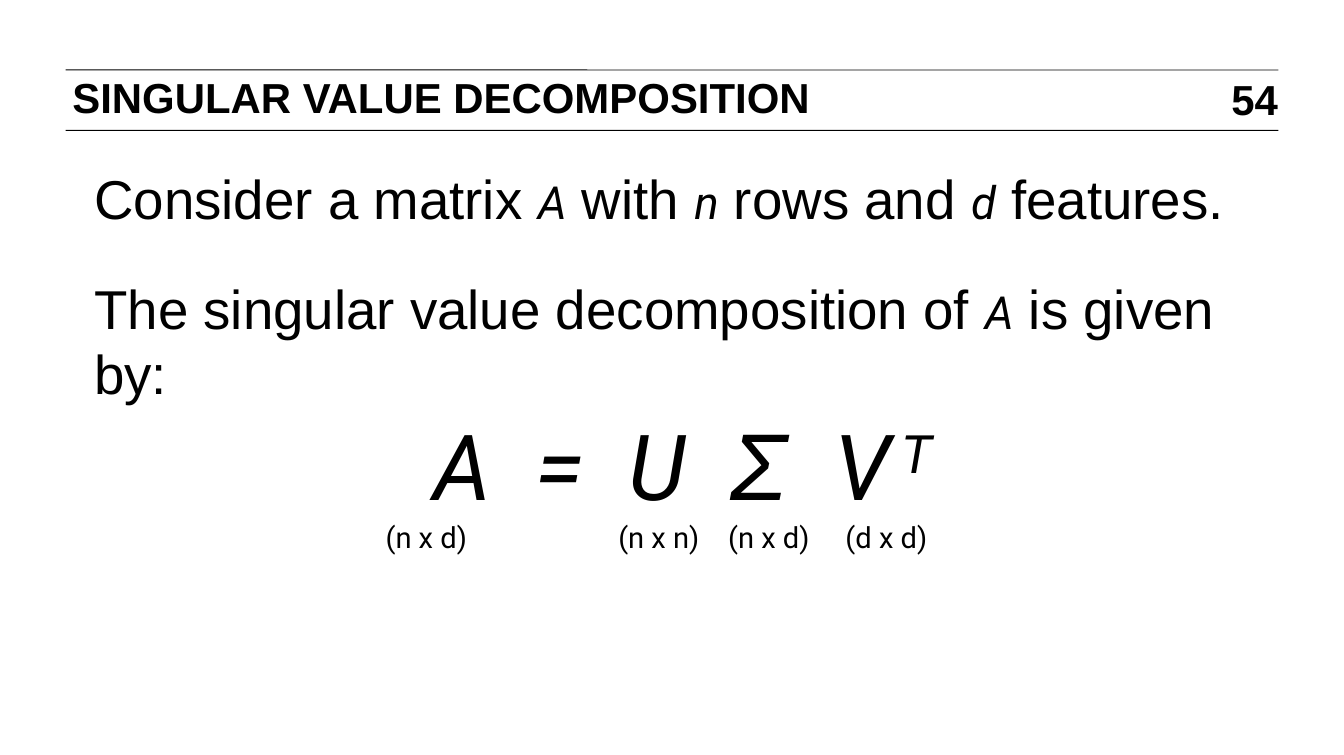
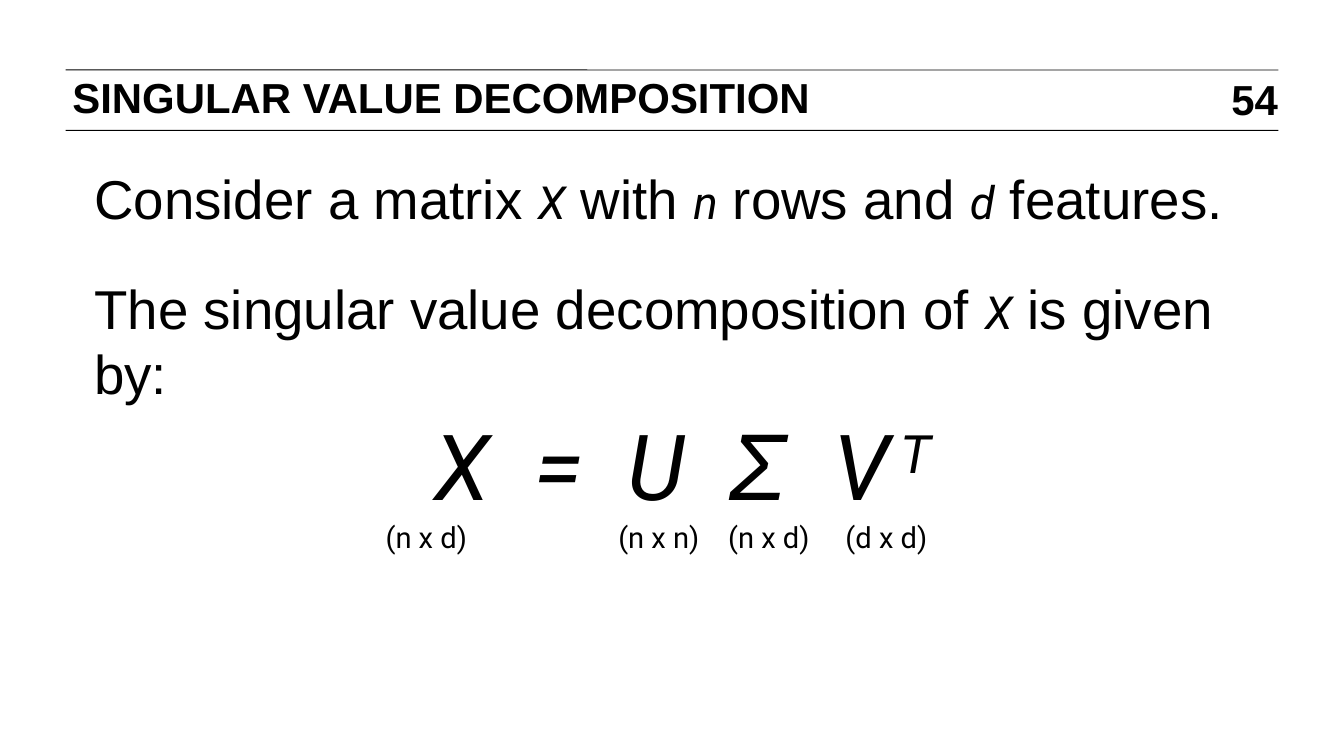
Before and after one commit to ajschumacher/gadsdc, a slide deck: slide 54 of 18-dim_reduc/slides.pptx. Drawn at 1344x755 pixels with LibreOffice and Linux fonts; fonts in the diff are those of the drawing. Boxes give left, top, right and bottom in pixels: in the first picture for what was removed or moved away, otherwise in the second. Text is boxed around its words. In the diff, an @@ line names an element or a change of style, - is before the commit and + after.

```diff
--- a/18-dim_reduc/slides.pptx
+++ b/18-dim_reduc/slides.pptx
@@ text at (x1=94, y1=179, x2=1223, y2=501): text changed @@
-Consider a matrix A with n rows and d features.
-The singular value decomposition of A is given by:
-A = U Σ VT
+Consider a matrix X with n rows and d features.
+The singular value decomposition of X is given by:
+X = U Σ VT
```
Also in this commit, not shown: 23 other slides changed, 1 other file.
